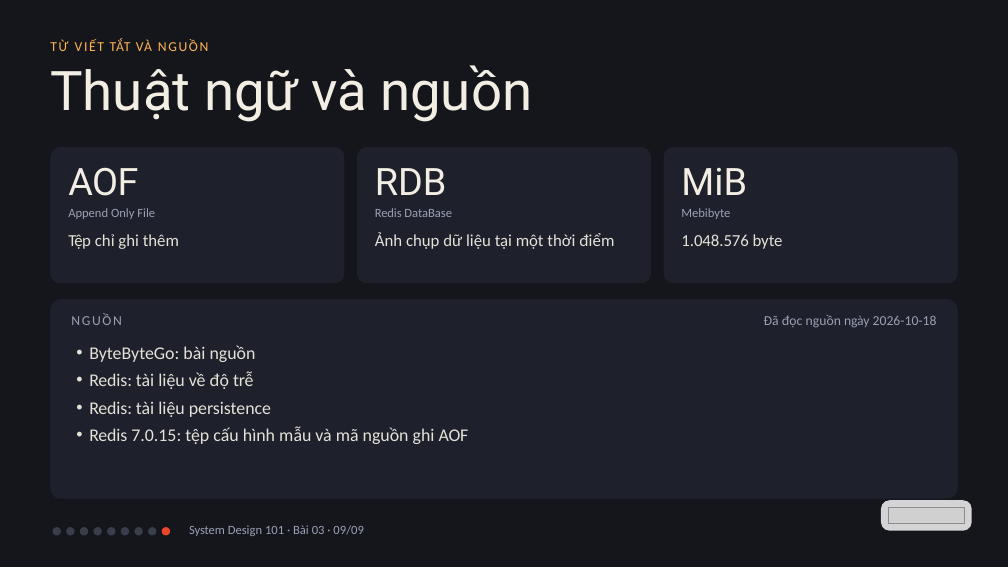
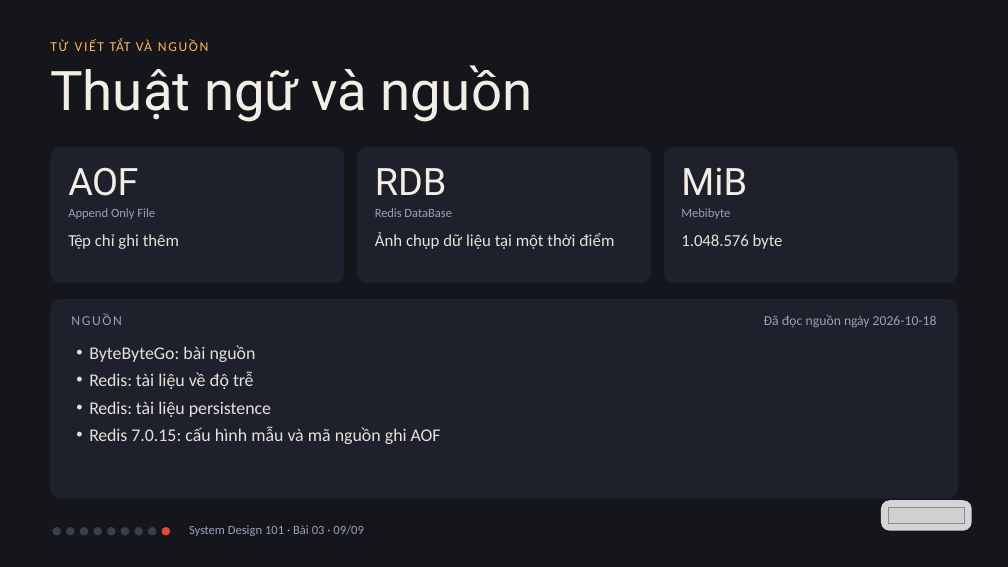
Before and after one commit to vohoailinh90/tool-marketing-studio, a slide deck: slide 9 of system-design-101/vi/lessons/sd-06-003/slides/sd-06-003.pptx. Drawn at 1008x567 pixels with LibreOffice and Linux fonts; fonts in the diff are those of the drawing; grey boxes stand for pictures. Boxes give left, top, right and bottom in pixels: in the first picture for what was removed or moved away, otherwise in the second. Text is boxed around its words. In the diff, an @@ line names an element or a change of style, - is before the commit and + after.

```diff
--- a/system-design-101/vi/lessons/sd-06-003/slides/sd-06-003.pptx
+++ b/system-design-101/vi/lessons/sd-06-003/slides/sd-06-003.pptx
@@ text at bbox=[89, 427, 441, 444]: text changed @@
-• Redis 7.0.15: tệp cấu hình mẫu và mã nguồn ghi AOF
+• Redis 7.0.15: cấu hình mẫu và mã nguồn ghi AOF
```
Also in this commit, not shown: 1 other slide changed, 3 other files.
